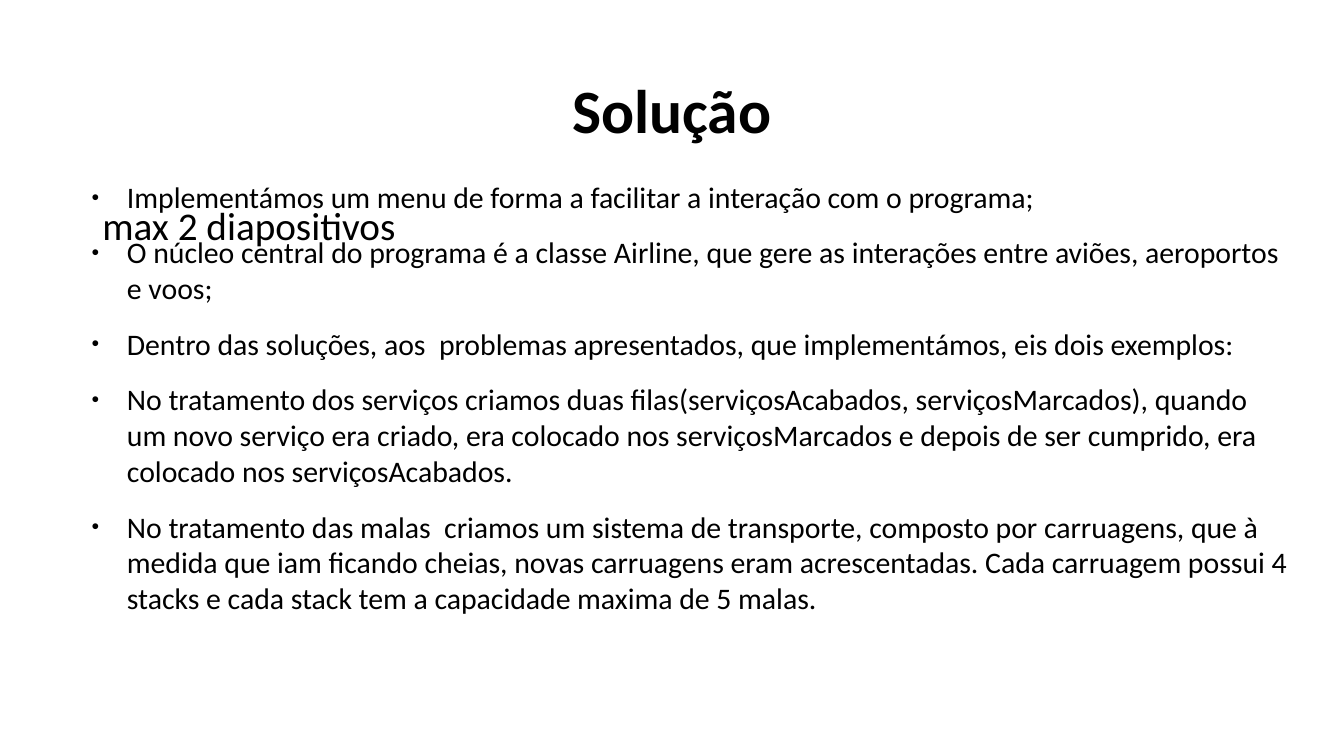
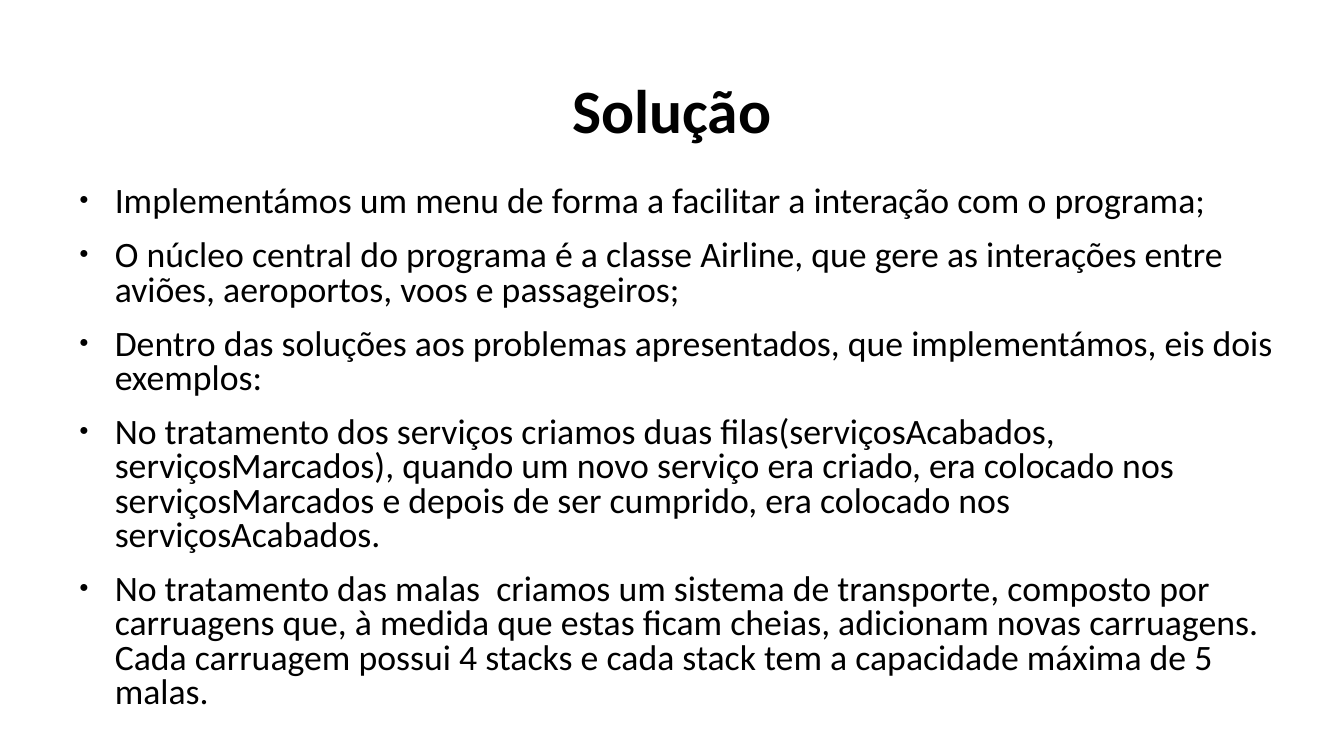
Before and after one commit to Naapperas/feup-aed-proj1, a slide deck: slide 3 of Apresentação.pptx. Drawn at 1344x756 pixels with LibreOffice and Linux fonts; fonts in the diff are those of the drawing. Boxes give left, top, right and bottom in pixels: in the first picture for what was removed or moved away, otherwise in the second. Text is boxed around its words. In the diff, an @@ line names an element or a change of style, - is before the commit and + after.

```diff
--- a/Apresentação.pptx
+++ b/Apresentação.pptx
@@ text "Implementámos um menu de forma ...": place and size @@
-text "Implementámos um menu de forma ..." at (127, 187, 1287, 614)
+text "Implementámos um menu de forma ..." at (115, 188, 1273, 705)
@@ text removed at (102, 207, 395, 250) @@
-max 2 diapositivos
@@ text at (115, 188, 1205, 553): size 21.3 to 25.5 pt in "Implementámos um menu de forma a facilitar ...", "No tratamento dos serviços criamos duas filas(serviçosAcabad ..."; line spacing 1 to 0.8 @@
@@ text at (115, 242, 1273, 396): text changed; size 21.3 to 25.5 pt @@
-● O núcleo central do programa é a classe Airline, que gere as interações entre aviões, aeroportos e voos;
-● Dentro das soluções, aos problemas apresentados, que implementámos, eis dois exemplos:
+● O núcleo central do programa é a classe Airline, que gere as interações entre aviões, aeroportos, voos e passageiros;
+● Dentro das soluções aos problemas apresentados, que implementámos, eis dois exemplos:
@@ text at (115, 576, 1258, 705): text changed; size 21.3 to 25.5 pt @@
-● No tratamento das malas criamos um sistema de transporte, composto por carruagens, que à medida que iam ficando cheias, novas carruagens eram acrescentadas. Cada carruagem possui 4 stacks e cada stack tem a capacidade maxima de 5 malas.
+● No tratamento das malas criamos um sistema de transporte, composto por carruagens que, à medida que estas ficam cheias, adicionam novas carruagens. Cada carruagem possui 4 stacks e cada stack tem a capacidade máxima de 5 malas.
```
Also in this commit, not shown: 3 other slides changed, 8 other files.
